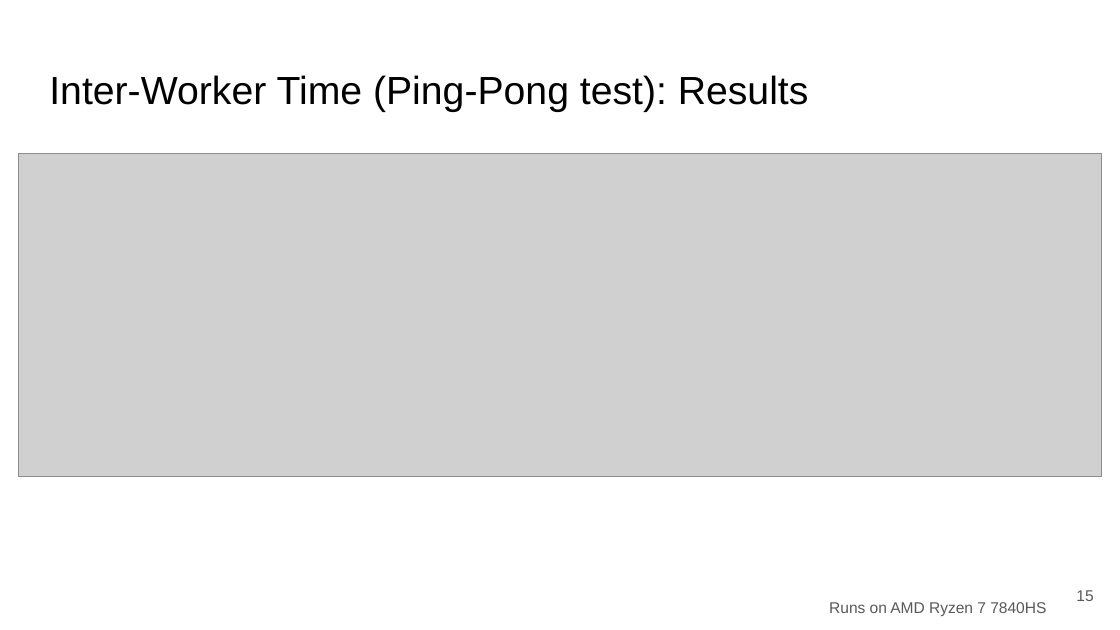
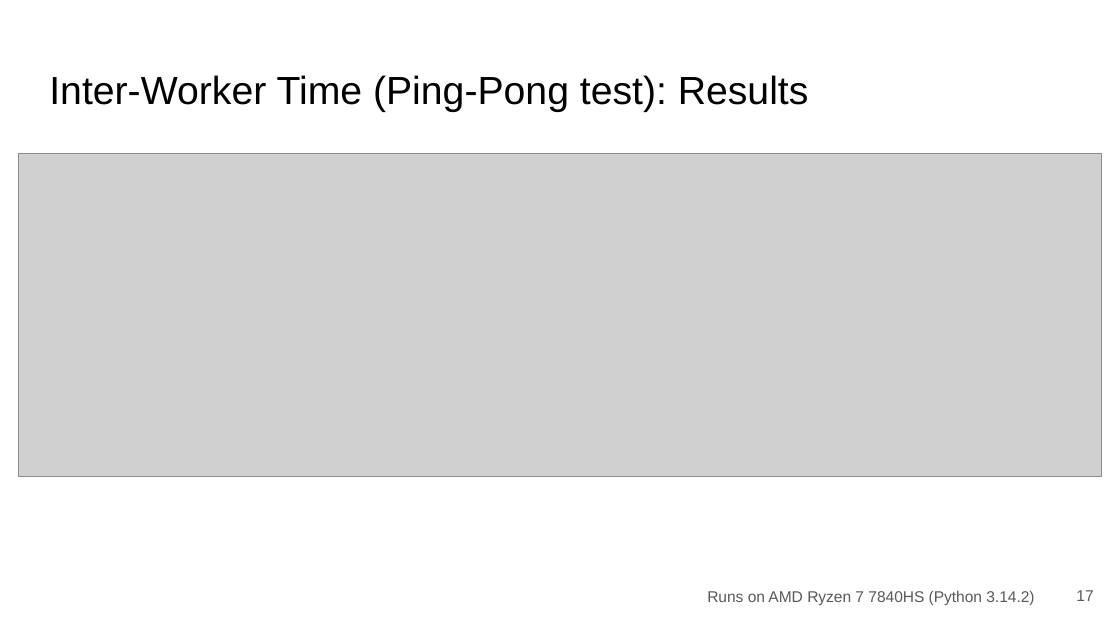
Before and after one commit to SSStas/mipt-python-course, a slide deck: slide 17 of subinterpreters_project/Subinterpreters.pptx (slide 15 before the commit). Drawn at 1120x630 pixels with LibreOffice and Linux fonts; fonts in the diff are those of the drawing; grey boxes stand for pictures. Boxes give left, top, right and bottom in pixels: in the first picture for what was removed or moved away, otherwise in the second. Text is boxed around its words. In the diff, an @@ line names an element or a change of style, - is before the commit and + after.

```diff
--- a/subinterpreters_project/Subinterpreters.pptx
+++ b/subinterpreters_project/Subinterpreters.pptx
@@ text at (707,590,1034,605): text changed @@
-Runs on AMD Ryzen 7 7840HS
+Runs on AMD Ryzen 7 7840HS (Python 3.14.2)
@@ page number at (1076,590,1093,601): text changed @@
-15
+17
```
Also in this commit, not shown: 18 other slides changed, 3 slides added, 1 slide removed, 7 other files.
